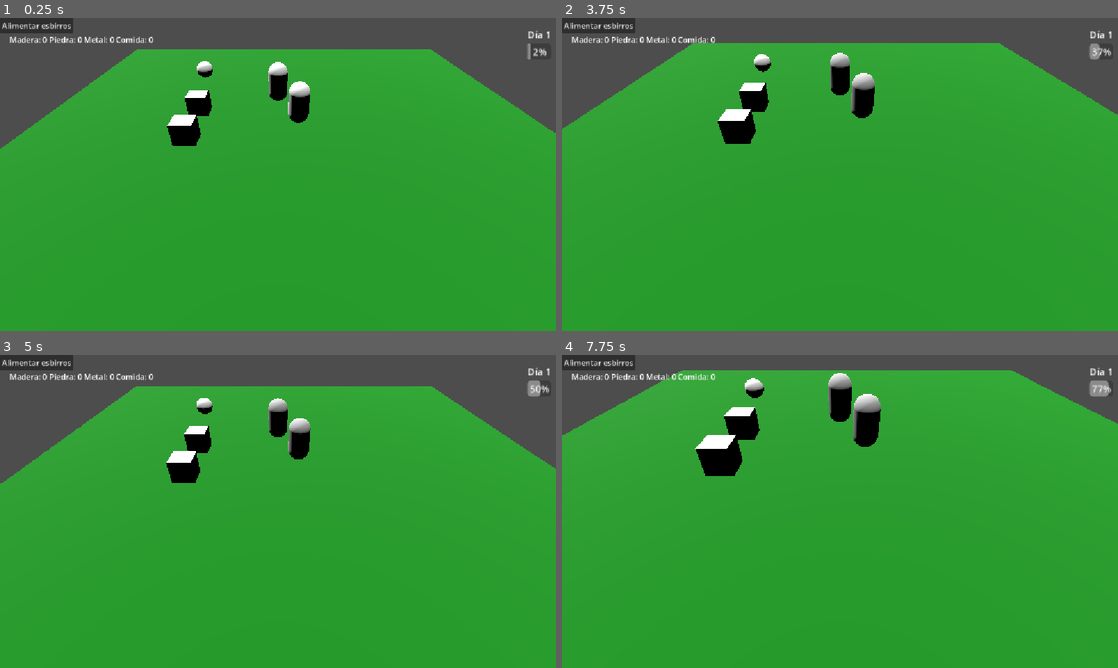
Above: before the commit, frames 1-4 (two rows, left to right).
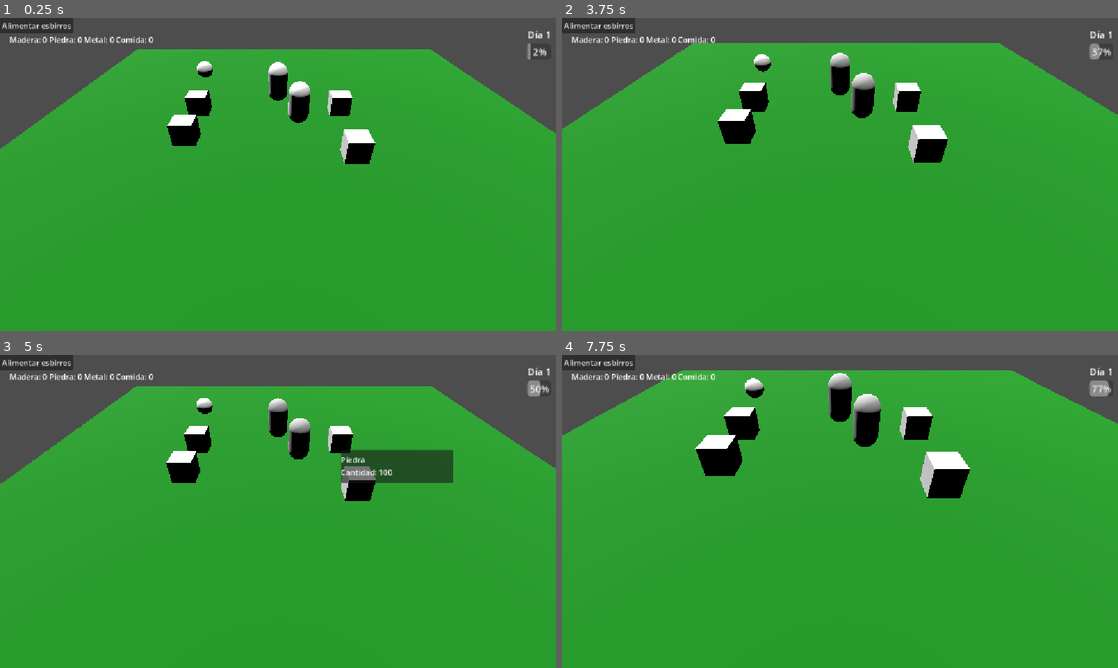
Above: after the commit, the same moments.

Repository: GonzaloDP/Proto-team-2
Game: Godot game, scene res://Escenas/Level.tscn
The game is run twice, just before and just after one commit, with the same random seed, the same clock (stepped at 60 frames per second) and the same inputs. The engine's default icon, where the game draws it, is replaced by a stand-in: a white triangle on a blue panel in a dark square.
Inputs (mouse positions are in pixels of both pictures, inside the frame that each line leads up to):
- Up to frame 1 (0.25 s): no input
- Up to frame 2 (3.75 s): click "Alimentar esbirros" at 0.5 s; click "Alimentar esbirros" at 1.25 s; click "Alimentar esbirros" at 2 s; tap Enter at 2.75 s; move the mouse to (962, 158) at 2.77 s; tap R at 2.85 s; click (962, 158) at 2.92 s; tap Space at 3.5 s; move the mouse to (728, 190) at 3.52 s; tap Mouse wheel up (camara_zoom_in) at 3.6 s; click (728, 190) at 3.67 s
- Up to frame 3 (5 s): tap R at 3.8, 4.55 s; move the mouse to (333, 442) at 4.27 s; tap Mouse wheel down (camara_zoom_out) at 4.35 s; click (333, 442) at 4.42 s
- Up to frame 4 (7.75 s): move the mouse to (812, 574) at 5.02 s; tap Middle mouse button (rotar) at 5.1 s; click (812, 574) at 5.17 s; tap R at 5.3, 5.85, 6.6, 7.55 s; tap Enter at 5.75, 7.25 s; move the mouse to (1006, 558) at 5.77 s; click (1006, 558) at 5.92 s; tap Space at 6.5 s; move the mouse to (673, 464) at 6.52 s; click (673, 464) at 6.67 s; move the mouse to (867, 511) at 7.27 s; tap Mouse wheel up (camara_zoom_in) at 7.35 s; click (867, 511) at 7.42 s

The runs differ from the first frame. In frame 1, 0.9% of the frame differs, in the area x 58-68%, y 23-47%; in frame 2, 1.1%; in frame 3, 2.8%, in the area x 59-82%, y 22-47%; in frame 4, 1.6%.

Commit message:
Construcción
Con la R se rotan las construcciones

Diff:
--- /dev/null
+++ b/proto-team-2/Escenas/Edificio.tscn
@@ -0,0 +1,10 @@
+[gd_scene format=3 uid="uid://c5h84wufomsqq"]
+
+[ext_resource type="Script" uid="uid://7v0mvwm2hqc2" path="res://Scripts/edificio.gd" id="1_wmytc"]
+
+[node name="Edificio" type="StaticBody3D" unique_id=2142538707]
+script = ExtResource("1_wmytc")
+
+[node name="MeshInstance3D" type="MeshInstance3D" parent="." unique_id=402039813]
+
+[node name="CollisionShape3D" type="CollisionShape3D" parent="." unique_id=254236377]
--- a/proto-team-2/Escenas/Level.tscn
+++ b/proto-team-2/Escenas/Level.tscn
@@ -57,7 +57,13 @@
 [node name="Recurso" parent="." unique_id=1863188596 instance=ExtResource("3_e8t1n")]
 transform = Transform3D(1, 0, 0, 0, 1, 0, 0, 0, 1, -4.083725, 0.6455455, 0)
 
-[node name="Recurso2" parent="." unique_id=1250565611 instance=ExtResource("3_e8t1n")]
+[node name="Recurso3" parent="." unique_id=1250565611 instance=ExtResource("3_e8t1n")]
+transform = Transform3D(1, 0, 0, 0, 1, 0, 0, 0, 1, 3.166275, 0.6455455, 0)
+
+[node name="Recurso4" parent="." unique_id=555355697 instance=ExtResource("3_e8t1n")]
+transform = Transform3D(1, 0, 0, 0, 1, 0, 0, 0, 1, 3.166275, 0.6455455, 4)
+
+[node name="Recurso2" parent="." unique_id=1301207889 instance=ExtResource("3_e8t1n")]
 transform = Transform3D(1, 0, 0, 0, 1, 0, 0, 0, 1, -4.083725, 0.6455455, 2.75)
 
 [node name="DirectionalLight3D" type="DirectionalLight3D" parent="." unique_id=48548983]
--- a/proto-team-2/Scripts/camera_3d.gd
+++ b/proto-team-2/Scripts/camera_3d.gd
@@ -3,16 +3,20 @@
 @onready var selection_box = $"../../../../UI/SelectionBox"
 @onready var menu_construccion = $"../../../../UIConstruccion/MenuConstruccion"
 @onready var inventario: Inventario = get_tree().current_scene.get_node("Inventario")
+
+
+var area_fantasma: Area3D = null
+var ubicacion_valida: bool = false
 
 var selected_units: Array[CharacterBody3D] = []
 var seleccionando: bool = false
 var posicion_inicio_seleccion: Vector2
 var posicion_actual_mouse: Vector2
 
-# Agregado supernice para constuccion (estados de unidad)
+
 enum EstadoCamara { NORMAL, CONSTRUYENDO }
 var estado_actual = EstadoCamara.NORMAL
-var edificio_fantasma: MeshInstance3D = null # El edificio fantasma es esa estructura temporal que se mostrará, o no, hasta que se termine la construcción
+var edificio_fantasma: MeshInstance3D = null
 var datos_edificio_pendiente: Dictionary
 var nombre_edificio_pendiente: String
 
@@ -27,13 +31,38 @@
 		var ray_origin = project_ray_origin(mouse_pos)
 		var ray_end = ray_origin + project_ray_normal(mouse_pos) * 1000.0
 		var query = PhysicsRayQueryParameters3D.create(ray_origin, ray_end)
+
+		query.collision_mask = 1
+
 		var result = space_state.intersect_ray(query)
 
 		if result:
-			edificio_fantasma.global_position = result.position
+					var tamano_grilla = 2.0
+					var pos_grid = result.position
+					pos_grid.x = snapped(pos_grid.x, tamano_grilla)
+					pos_grid.z = snapped(pos_grid.z, tamano_grilla)
+
+					pos_grid.y = result.position.y
+
+					edificio_fantasma.global_position = pos_grid
+
+					if is_instance_valid(area_fantasma):
+						ubicacion_valida = area_fantasma.get_overlapping_bodies().is_empty()
+					else:
+						ubicacion_valida = false
+
+					var mat = edificio_fantasma.material_override as StandardMaterial3D
+					if ubicacion_valida:
+						mat.albedo_color = Color(0, 1, 0, 0.5)
+					else:
+						mat.albedo_color = Color(1, 0, 0, 0.5)
 
 func _unhandled_input(event: InputEvent) -> void:
 	if estado_actual == EstadoCamara.CONSTRUYENDO:
+		if event is InputEventKey and event.pressed and event.keycode == KEY_R:
+			if is_instance_valid(edificio_fantasma):
+				edificio_fantasma.rotate_y(deg_to_rad(90))
+
 		if event is InputEventMouseButton:
 			if event.button_index == MOUSE_BUTTON_LEFT and event.pressed:
 				_confirmar_construccion()
@@ -69,10 +98,18 @@
 	var ray_end = ray_origin + project_ray_normal(mouse_pos) * 1000.0
 
 	var query = PhysicsRayQueryParameters3D.create(ray_origin, ray_end)
+
+	query.collision_mask = 1 | 2
+
 	var result = space_state.intersect_ray(query)
 
 	if result:
-		if (result.collider is Recurso):
+		if result.collider is Edificio and not result.collider.completado:
+			for unidad in selected_units:
+				if is_instance_valid(unidad) and (!unidad._isStarving()):
+					if unidad.has_method("asignar_edificio"):
+						unidad.asignar_edificio(result.collider)
+		elif (result.collider is Recurso):
 			for unidad in selected_units:
 				if is_instance_valid(unidad) and (!unidad._isStarving()):
 					unidad.seekResource(result.collider)
@@ -131,7 +168,6 @@
 	indicador.visible = false
 
 
-# A partir de acá empieza el codigo para la UI de construcción
 func _activar_modo_construccion(nombre: String, datos: Dictionary):
 	estado_actual = EstadoCamara.CONSTRUYENDO
 	nombre_edificio_pendiente = nombre
@@ -140,11 +176,23 @@
 	edificio_fantasma = MeshInstance3D.new()
 	var malla = BoxMesh.new()
 	malla.size = Vector3(2, 2, 2)
+	edificio_fantasma.mesh = malla
+
 	var material = StandardMaterial3D.new()
-	material.albedo_color = Color(0, 1, 0, 0.5)
 	material.transparency = BaseMaterial3D.TRANSPARENCY_ALPHA
-	malla.material = material
-	edificio_fantasma.mesh = malla
+	edificio_fantasma.material_override = material
+
+	area_fantasma = Area3D.new()
+	area_fantasma.collision_layer = 0
+	area_fantasma.collision_mask = 2
+
+	var colision = CollisionShape3D.new()
+	var forma = BoxShape3D.new()
+	forma.size = Vector3(1.8, 1.8, 1.8)
+	colision.shape = forma
+
+	area_fantasma.add_child(colision)
+	edificio_fantasma.add_child(area_fantasma)
 
 	get_tree().current_scene.add_child(edificio_fantasma)
 
@@ -154,12 +202,36 @@
 		edificio_fantasma.queue_free()
 
 func _confirmar_construccion():
-	var costos = datos_edificio_pendiente["costos"]
-	for tipo_recurso in costos.keys():
-		inventario.agregar_recurso(tipo_recurso, -costos[tipo_recurso])
-
-	var posicion_final = edificio_fantasma.global_position
+	if not ubicacion_valida:
+		print("Ubicación inválida. Hay obstáculos.")
+		return
+
+	var costo = datos_edificio_pendiente["costo"]
+
+	for tipo in costo.keys():
+		if inventario.get_recurso(tipo) < costo[tipo]:
+			print("Recursos insuficientes de último momento.")
+			_cancelar_construccion()
+			return
+
+	for tipo in costo.keys():
+		inventario.agregar_recurso(tipo, -costo[tipo])
+
+	var escena_base = load("res://Escenas/Edificio.tscn")
+	var nuevo_edificio = escena_base.instantiate()
+
+	nuevo_edificio.position = edificio_fantasma.global_position
+	nuevo_edificio.rotation = edificio_fantasma.global_rotation
+
+	get_tree().current_scene.add_child(nuevo_edificio)
+
+	var id_del_edificio = datos_edificio_pendiente["tipo_id"]
+	var puntos_req = datos_edificio_pendiente["puntos_construccion_requeridos"]
+
+	nuevo_edificio.configurar_edificio(id_del_edificio, puntos_req)
+
+	for unidad in selected_units:
+		if is_instance_valid(unidad) and unidad.has_method("asignar_edificio"):
+			unidad.asignar_edificio(nuevo_edificio)
 
 	_cancelar_construccion()
-
-	print("Edificio confirmado en: ", posicion_final)
--- /dev/null
+++ b/proto-team-2/Scripts/edificio.gd
@@ -0,0 +1,63 @@
+extends StaticBody3D
+class_name Edificio
+
+@onready var mesh_instance: MeshInstance3D = $MeshInstance3D
+@onready var colision: CollisionShape3D = $CollisionShape3D
+
+@onready var barra_progreso = get_node_or_null("BarraProgreso")
+
+var puntos_totales: float = 100.0
+var puntos_actuales: float = 0.0
+var completado: bool = false
+var tipo_actual: String = ""
+
+func configurar_edificio(tipo_id: String, puntos_requeridos: float):
+	tipo_actual = tipo_id
+	puntos_totales = puntos_requeridos
+	puntos_actuales = 0.0
+	completado = false
+
+	# Acá se cambian los assets de los edificios, como prueba se estableció un mesh instance (quitarlo*)
+	match tipo_id:
+		"reproduccion":
+		# Usar mesh_instance.mesh = load("res://modelo_super_jelou")
+			mesh_instance.mesh = BoxMesh.new() # <-- Quitar esta mierda una vez con los modelos
+			mesh_instance.mesh.size = Vector3(2, 2, 2)
+
+			colision.shape = BoxShape3D.new()
+			colision.shape.size = Vector3(2, 2, 2)
+
+		"vivienda":
+			mesh_instance.mesh = PrismMesh.new()
+			mesh_instance.mesh.size = Vector3(2, 2, 2)
+
+			colision.shape = BoxShape3D.new()
+			colision.shape.size = Vector3(2, 2, 2)
+
+		"comedor":
+			mesh_instance.mesh = CylinderMesh.new()
+			mesh_instance.mesh.height = 2.0
+
+			colision.shape = CylinderShape3D.new()
+			colision.shape.height = 2.0
+
+	mesh_instance.scale = Vector3(1, 0.1, 1)
+
+	if barra_progreso:
+		barra_progreso.targetEdificio = self
+		barra_progreso.show()
+
+func recibir_trabajo(cantidad: float):
+	if completado: return
+
+	puntos_actuales += cantidad
+	var progreso = puntos_actuales / puntos_totales
+
+	mesh_instance.scale = Vector3(1, max(0.1, progreso), 1)
+
+	if puntos_actuales >= puntos_totales:
+		completado = true
+		mesh_instance.scale = Vector3(1, 1, 1)
+
+		if barra_progreso:
+			barra_progreso.hide()
--- a/proto-team-2/Scripts/menu_construccion.gd
+++ b/proto-team-2/Scripts/menu_construccion.gd
@@ -14,16 +14,22 @@
 # Acá para quién quiera se puede modificar los costes de los edificios
 var lista_edificios = {
 	"Edificio de Reproducción": {
-		"costo": {Recurso.Tipo_Recurso.COMIDA: 50, Recurso.Tipo_Recurso.MADERA: 20},
-		"icono": "res://icon.svg" # Placeholder*
+		"tipo_id": "reproduccion",
+		"costo": {Recurso.Tipo_Recurso.COMIDA: 1, Recurso.Tipo_Recurso.MADERA: 1},
+		"icono": "res://icon.svg", # Placeholder*
+		"puntos_construccion_requeridos": 100
 	},
 	"Edificio de Vivienda": {
-		"costo": {Recurso.Tipo_Recurso.MADERA: 50},
-		"icono": "res://icon.svg" # Placeholder*
+		"tipo_id": "vivienda",
+		"costo": {Recurso.Tipo_Recurso.MADERA: 1},
+		"icono": "res://icon.svg", # Placeholder*
+		"puntos_construccion_requeridos": 60
 	},
 	"Edificio Comedor": {
-		"costo": {Recurso.Tipo_Recurso.MADERA: 30, Recurso.Tipo_Recurso.PIEDRA: 20},
-		"icono": "res://icon.svg" # Placeholder*
+		"tipo_id": "comedor",
+		"costo": {Recurso.Tipo_Recurso.MADERA: 1, Recurso.Tipo_Recurso.PIEDRA: 1},
+		"icono": "res://icon.svg", # Placeholder*
+		"puntos_construccion_requeridos": 150
 	}
 }
 
@@ -134,7 +140,6 @@
 			if is_instance_valid(unidad):
 				centro_3d += unidad.global_position
 				cantidad_validas += 1
-
 		if cantidad_validas > 0:
 			centro_3d = centro_3d / cantidad_validas
 			centro_3d.y += 2.6
--- a/proto-team-2/Scripts/unidad.gd
+++ b/proto-team-2/Scripts/unidad.gd
@@ -12,6 +12,8 @@
 var starving = false #Starving es un boolean que controla si la unidad está siendo incapaz de comer. De ser verdadero, la unidad no obedecerá órdenes..
 var traitList: Array[Rasgo]	#Un array que contiene todos los rasgos de la unidad.
 var target_resource : Recurso
+var target_edificio : Edificio
+
 @onready var progressBar = $SubViewportContainer/SubViewport/BarraProgreso
 
 var target_position: Vector3
@@ -24,8 +26,23 @@
 	applyTraits()	#Al inicializar a la unidad, esta recorre su lista de rasgos y aplica las modificaciones correspondiente …(184 unchanged characters)…
 	progressBar.hide()
 
-func set_move_target(new_target: Vector3):
+func set_move_target(new_target: Vector3, es_orden_construccion: bool = false):
 	target_position = Vector3(new_target.x, global_position.y, new_target.z)
+
+	# Si le damos una orden de movimiento normal, debe olvidar el edificio para no quedarse atascado
+	if not es_orden_construccion:
+		target_edificio = null
+
+func _process(delta: float):
+	if target_edificio and is_instance_valid(target_edificio) and not starving:
+		if not target_edificio.completado:
+			var distancia = global_position.distance_to(target_edificio.global_position)			# Ampliamos un poco el rango para que no se empujen entre varias unidades y cancelen el trabajo
+			if distancia < 4.0:
+				set_move_target(global_position, true)
+				target_edificio.recibir_trabajo(constructionSpeed * delta)
+		else:
+			target_edificio = null
+
 
 func _physics_process(delta: float):
 	var distance_to_target = global_position.distance_to(target_position)
@@ -34,7 +51,6 @@
 		var direction = (target_position - global_position).normalized()
 		velocity = direction * moveSpeed
 
-
 		var look_target = Vector3(target_position.x, global_position.y, target_position.z)
 		if global_position != look_target:
 			look_at(look_target, Vector3.UP)
@@ -42,6 +58,16 @@
 		move_and_slide()
 	else:
 		velocity = Vector3.ZERO
+
+func asignar_edificio(edificio_a_construir: Edificio):
+	target_resource = null
+	progressBar.targetTimer = null
+	progressBar.hide()
+	if not $CollectionTimer.is_stopped():
+		$CollectionTimer.stop()
+
+	target_edificio = edificio_a_construir
+	set_move_target(target_edificio.global_position, true)
 
 func modifyAttribute(attribute: String, value: int):	#Función que mejora los atributos de la unidad. Recibe un String (en inglés común), que se compara con un switch, y un value por el cual aumentar el valor de atributo.
 	match(attribute):
@@ -86,7 +112,6 @@
 					inventario.agregar_recurso(target_resource.tipo, 10)
 			else:
 				set_move_target(target_resource.position)
-				#NOTA: Esto está MUY SUCIO. Por favor limpiar.
 			if(target_resource.cantidad_variable == 0):
 				target_resource = null
 				progressBar.targetTimer = null
@@ -109,6 +134,11 @@
 	if(satiety < 1):	#Si se ha agotado la saciedad, la unidad se declara "hambrienta", por lo que ya no obedecerá al jugador. Luego comprueba si existe algún comedor.
 		starving = true
 		hideProgressBar()
+
+		# Si tiene hambre, deja de construir y recolectar
+		target_edificio = null
+		target_resource = null
+
 		if(get_tree().get_nodes_in_group("Comedores").is_empty()):	#Si no hay ningún comedor, la unidad se pondrá en rojo y setteara su propia posición como destino. (Es decir, se quedará quieta en el lugar)
 			$MeshInstance3D.mesh.material.albedo_color = Color("DARK_RED")
 			set_move_target(global_position)
@@ -117,7 +147,7 @@
 
 func goEat():
 	if(get_tree().get_nodes_in_group("Comedores").size() == 1):	#Primero chequeamos si hay un solo comedor. De ser así, obviamos las comparativas y nos dirigimos directamente allí.
-		set_move_target(get_tree().get_first_node_in_group("Comedores").global_transform)
+		set_move_target(get_tree().get_first_node_in_group("Comedores").global_position)
 	else:
 		var bestCandidate = get_tree().get_first_node_in_group("Comedores")
 		var referenceDistance = global_position.distance_to(bestCandidate.global_position)	#Tomamos al iniciar la distancia con el primer comedor para usar de referencia en comparativas.
@@ -125,7 +155,7 @@
 			var distance = global_position.distance_to(each.global_position)
 			if(distance < referenceDistance):
 				bestCandidate =  each
-		set_move_target(bestCandidate.globalPosition)	#Al haber evaluado todos los comedores, nos dirigimos al mejor.
+		set_move_target(bestCandidate.global_position)	#Al haber evaluado todos los comedores, nos dirigimos al mejor.
 
 func _resetSatiety():	#Este método reinicia la saciedad de la unidad y la devuelve a su color normal.
 	satiety = initialSatiety
Not shown, added: proto-team-2/Scripts/edificio.gd.uid
